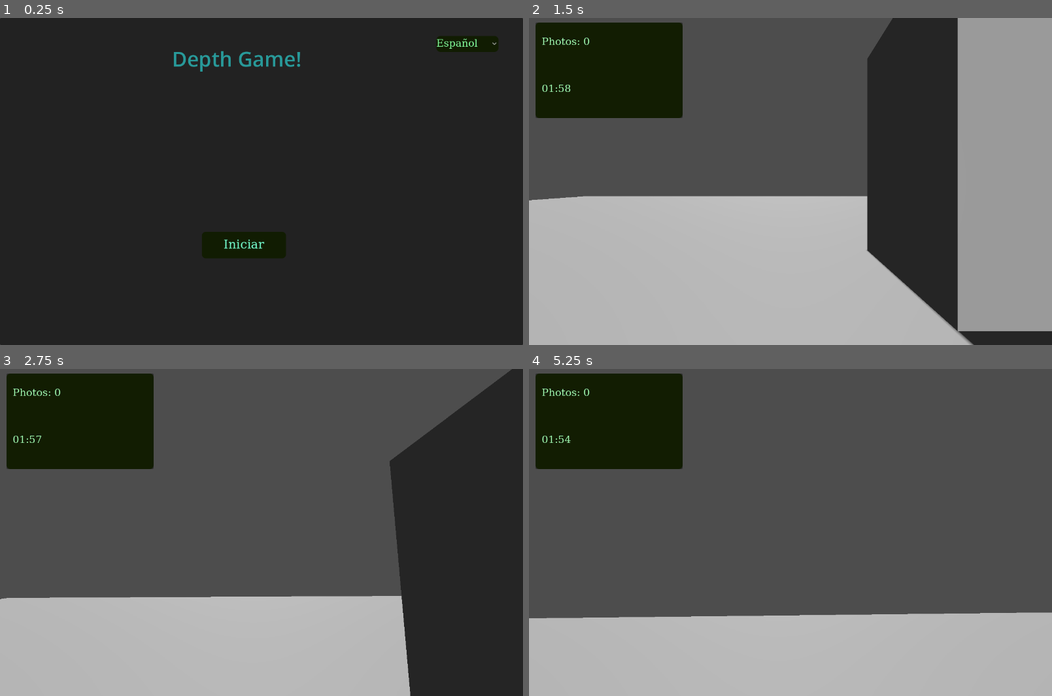
Above: before the commit, frames 1-4 (two rows, left to right).
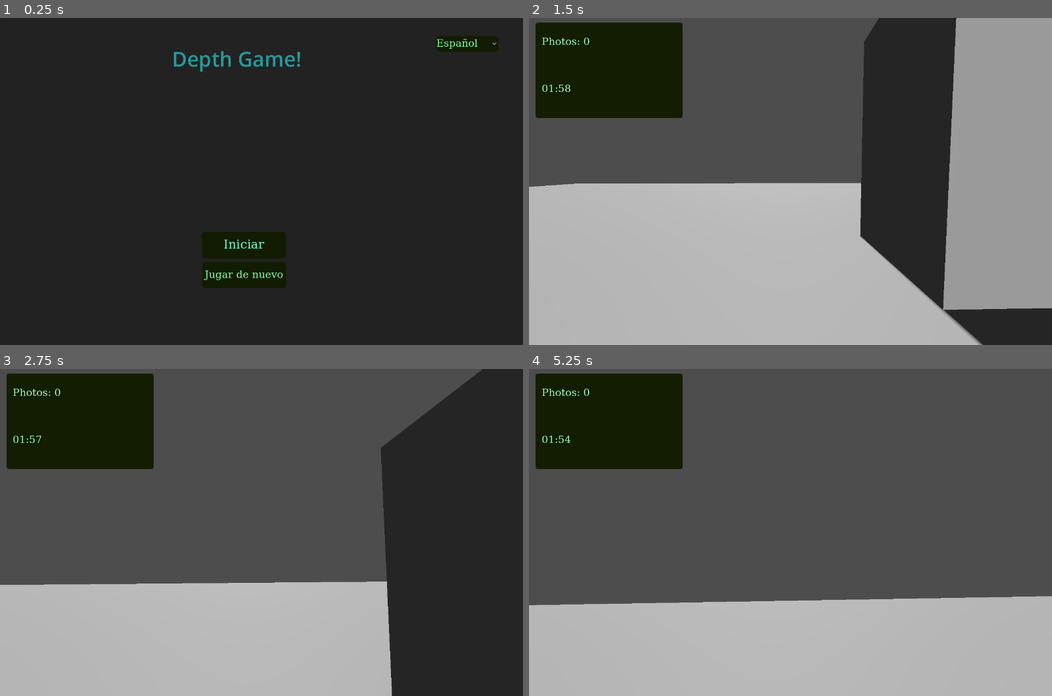
Above: after the commit, the same moments.

Repository: Genaro-Coronel-Gtz/depth_game
Game: Godot game, scene res://Scenes/Prototipo.tscn
Two runs of this game, one before a commit and one after it. Both use one fixed random seed, a clock stepped at 60 frames per second and the inputs below.
Inputs (mouse positions are in pixels of both pictures, inside the frame that each line leads up to):
- Up to frame 1 (0.25 s): no input
- Up to frame 2 (1.5 s): click "Iniciar" at 0.5 s; click (795, 295) at 1.25 s, where only the run before the commit has a clickable "Resume"
- Up to frame 3 (2.75 s): tap Enter at 2 s; move the mouse to (287, 532) at 2.02 s; hold W (Forward) from 2.03 s (still down); hold F (change_cam) from 2.03 s (still down); tap Space (jump) at 2.27 s
- Up to frame 4 (5.25 s): keep holding W (Forward); move the mouse to (764, 532) at 2.77 s; release F (change_cam) at 2.78 s; tap R (change_posture) at 2.85 s; tap Space (jump) at 3.02, 4.52 s; move the mouse to (800, 525) at 3.52 s; hold Ctrl (shoot_cam) 3.53-4.28 s; move the mouse to (785, 539) at 4.27 s; tap F (change_cam) at 4.35 s; move the mouse to (827, 535) at 5.02 s; hold R (change_posture) from 5.03 s (still down)

The runs differ from the first frame. In frame 1, 1.2% of the frame differs, in the area x 38-55%, y 74-83%; in frame 2, 6.7%, in the area x 0-100%, y 0-100%; in frame 3, 6.4%; in frame 4, 4.6%.
Error after the commit: Invalid access to property or key 'total_photos' on a base object of type 'Nil'. (res://Script/ui.gd:36)

Commit message:
[Fix]: Fix restart game flow, restarting flags

Diff:
--- a/Script/GlobalPosition.gd
+++ b/Script/GlobalPosition.gd
@@ -17,6 +17,7 @@
 var player_position: Vector3
 var finish_game: bool = false
 var photos_number: int = 0
+var settings: Dictionary
 
 func update_target(target: CSGPrimitive3D):
 	current_target = target
@@ -54,3 +55,6 @@
 	print(" update finish game - GlobalPosition function")
 	finish_game = true
 	emit_signal("set_finish_game")
+
+func update_settings(settings: Dictionary):
+	settings = settings
--- /dev/null
+++ b/Script/Utils.gd
@@ -0,0 +1,19 @@
+extends Object
+class_name Utils
+
+static func load_settings():
+	var config = ConfigFile.new()
+	var err = config.load("user://settings.cfg")
+	if err != OK:
+		print("Error al cargar el archivo de configuración.")
+		return
+
+	var language = config.get_value("general", "language", "en") # valor por defecto "en"
+	var total_photos = config.get_value("general", "total_photos", 0)
+	var settings = {
+		"language": language,
+		"total_photos": total_photos
+	}
+
+	GlobalPosition.update_settings(settings)
+	return settings
--- a/Script/main.gd
+++ b/Script/main.gd
@@ -40,6 +40,7 @@
 
 func _reset_game():
 	print(" Reset game on main.gd ")
+	GlobalPosition.update_photos()
 	GlobalPosition.update_can_shoot(false)
 	GlobalPosition.update_photos_number(0)
 	GlobalPosition.update_object_photographed(false)
@@ -79,8 +80,8 @@
 
 func _init_ui():
 	_init_main_screen()
-	StartButton.pressed.connect(_show_menu)
-	ResumeButton.pressed.connect(_start_game)
+	StartButton.pressed.connect(_start_game)
+	ResumeButton.pressed.connect(_resume_game)
 	MainMenuButton.pressed.connect(_init_main_screen)
 
 func _start_intro():
@@ -101,6 +102,10 @@
 			_start_game()
 	)
 
+func _resume_game():
+	get_tree().paused = false
+	_start_game()
+
 func _start_game():
 	UI.visible = false
 	World.visible = true
@@ -109,8 +114,9 @@
 	FinishGameUI.visible = false
 	Input.mouse_mode = Input.MOUSE_MODE_CAPTURED
 
+
+
 func _show_menu():
-	# pausar la interfaz tmbn
 	UI.visible = false
 	World.visible = false
 	Widgets.visible = false
@@ -120,4 +126,5 @@
 
 func _input(event):
 	if event.is_action_pressed("menu_ui"):
+		#get_tree().paused = true
 		_show_menu()
--- a/Script/menu_ui.gd
+++ b/Script/menu_ui.gd
@@ -49,6 +49,7 @@
 	_render_photos()
 
 func _ready():
+	#pause_mode = Node.PROCESS_MODE_ALWAYS
 	if GlobalPosition:
 		GlobalPosition.connect("set_update_photos", Callable(self, "_update_photos"))
 		GlobalPosition.connect("set_lang", Callable(self, "_update_ui"))
--- a/Script/photos.gd
+++ b/Script/photos.gd
@@ -2,7 +2,6 @@
 class_name Photos
 
 const path_photos = "user://screen_shots/"
-const TOTAL_PHOTOS : int = 2
 
 static func delete_png_files():
 	var dir = DirAccess.open(path_photos)
--- a/Script/player.gd
+++ b/Script/player.gd
@@ -36,7 +36,13 @@
 	camera_pivot.position.y = posture_states[0]
 	if GlobalPosition:
 		GlobalPosition.connect("set_nearest_target", Callable(self, "_set_current_target"))
+		GlobalPosition.connect("set_is_photographed", Callable(self, "_set_is_photographed"))
+
+
 	#Input.mouse_mode = Input.MOUSE_MODE_CAPTURED
+
+func _set_is_photographed(photo: bool):
+	current_target_photographed = photo
 
 func is_visible_to_player():
 	var space_state = get_world_3d().direct_space_state
@@ -185,7 +191,10 @@
 
 func _verify_photos_number() -> void:
 	var total_photos = Photos.load()
-	if total_photos.size() >= 2:
+	var settings = Utils.load_settings()
+	print(" Verify photos number", settings["total_photos"])
+	GlobalPosition.update_photos()
+	if total_photos.size() >= settings["total_photos"]:
 		GlobalPosition.update_finish_game(true)
 
 func _physics_process(delta):
--- a/Script/ui.gd
+++ b/Script/ui.gd
@@ -31,8 +31,9 @@
 
 func _render_ui() -> void:
 	var total_photos_taken = GlobalPosition.photos_number
+	var settings = Utils.load_settings()
 
-	if total_photos_taken >= 2:
+	if total_photos_taken >= settings["total_photos"]:
 		ResetButton.visible = true
 		StartButton.visible = false
 	else:
Not shown, added: Readme.txt
Not shown, added: Script/Utils.gd.uid
